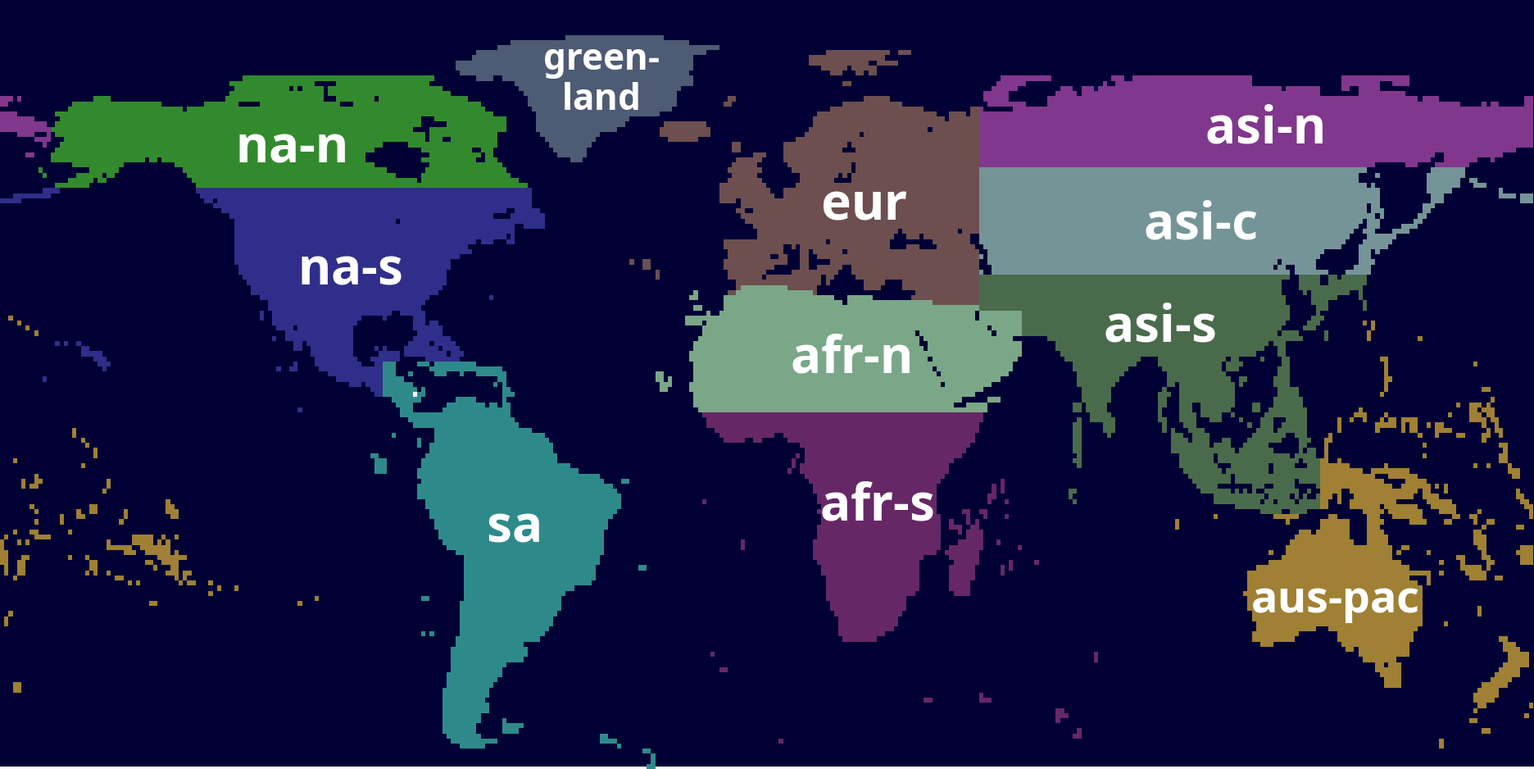
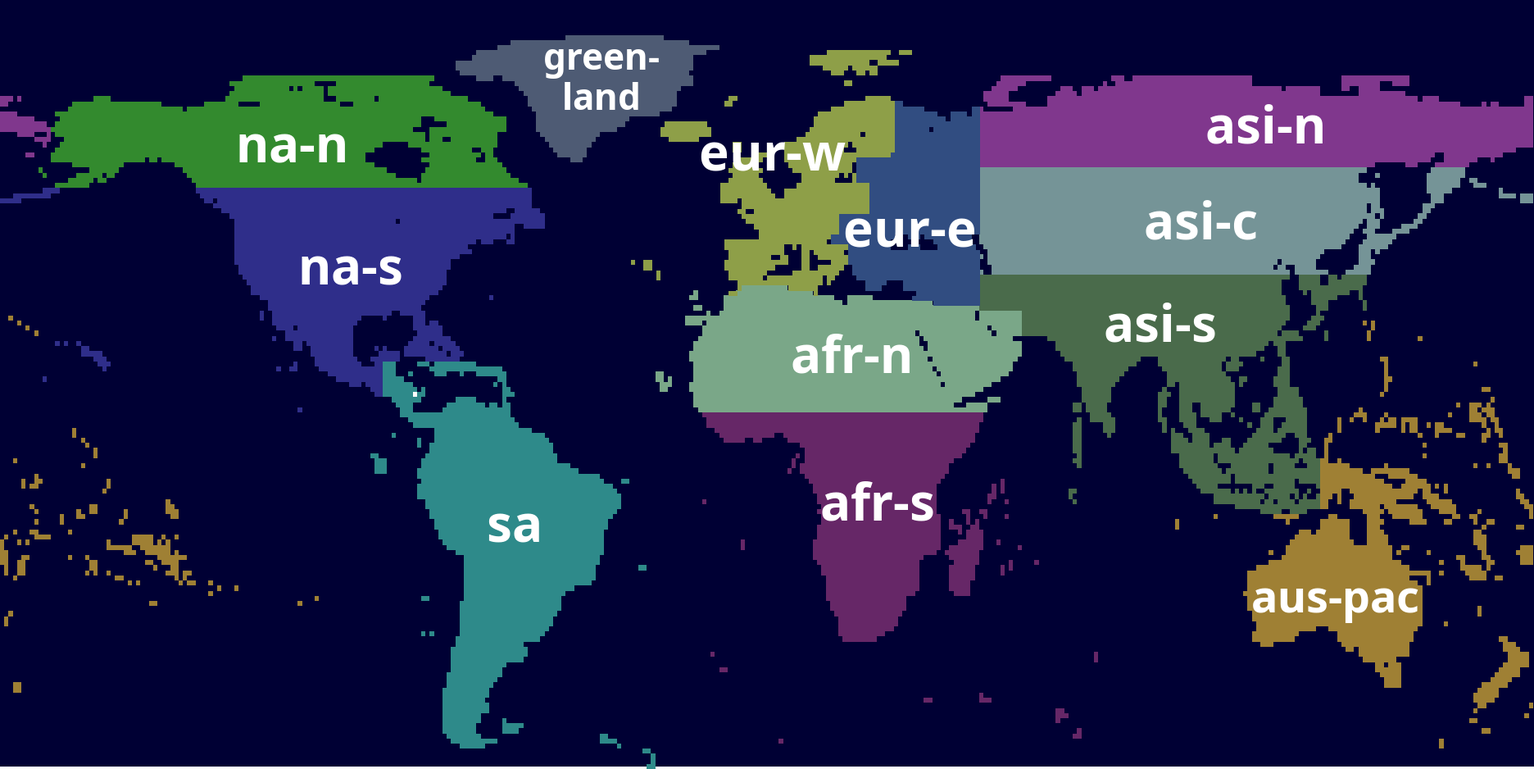
Layers edited between the first and the second 1534 × 769 image:
added layer "eur-e #1" above "eur-w #1" over (844, 218, 975, 248)
renamed "eur #1" to "eur-w #1", painted on it over (700, 141, 907, 221)
removed layer "eur" over (629, 49, 980, 305)
added layer "eur-w" above "eur-e" over (631, 49, 913, 296)
added layer "eur-e" above "aus-pac" over (831, 100, 981, 306)
